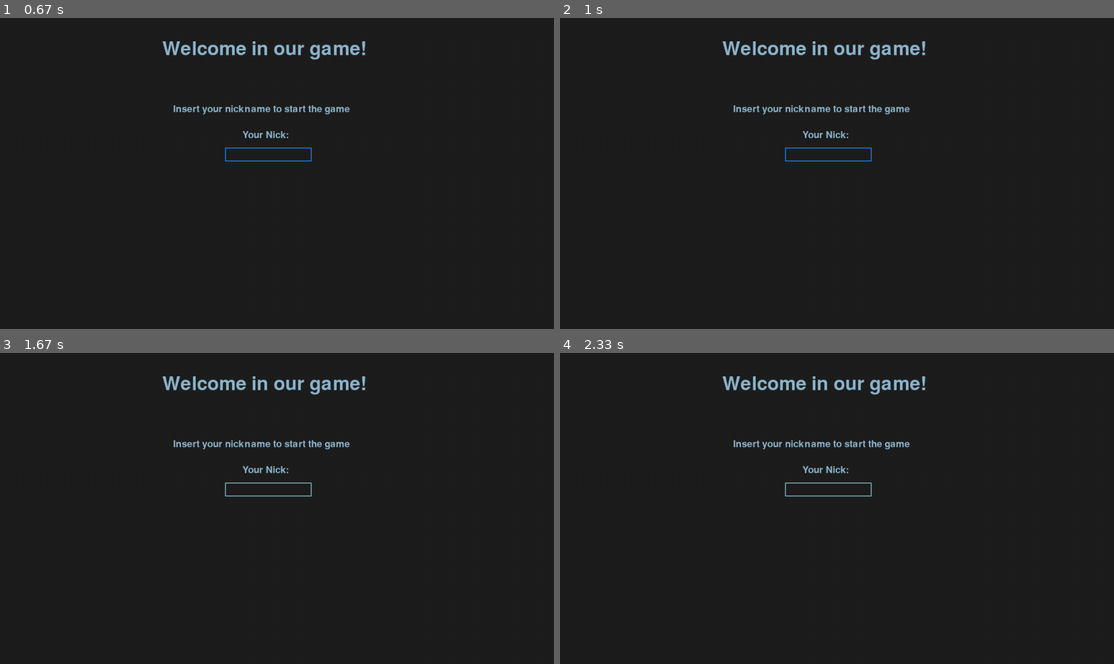
Above: before the commit, frames 1-4 (two rows, left to right).
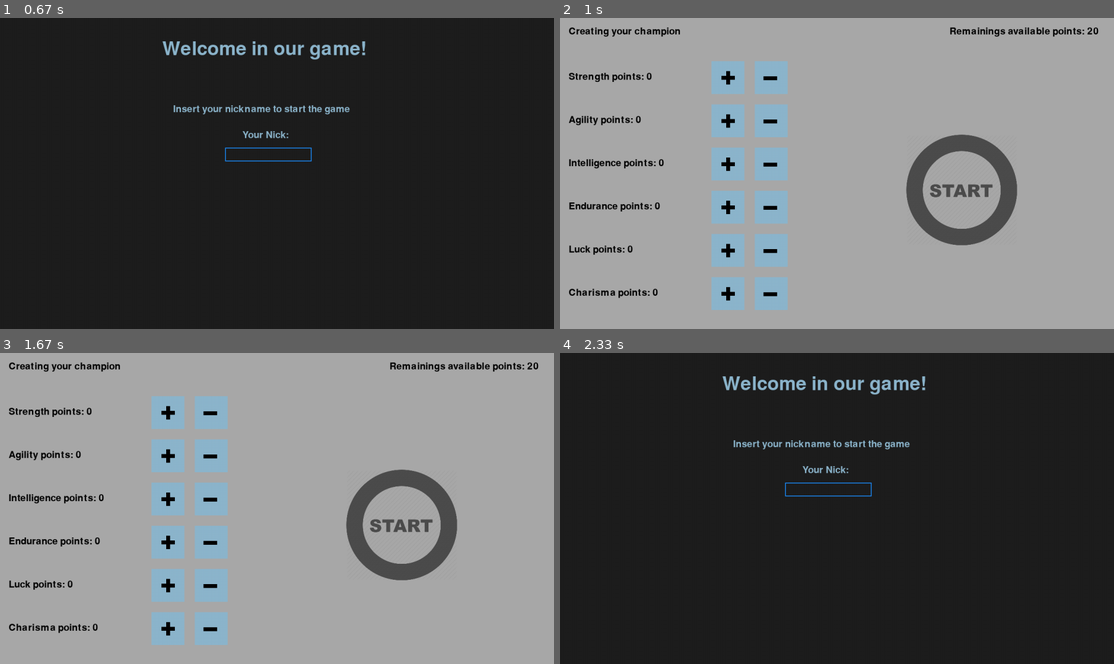
Above: after the commit, the same moments.

Repository: CichonJakub/RPG_game
Game: pygame game, started from start_screen.py
The game is run twice, just before and just after one commit, with the same random seed, the same clock (stepped at 60 frames per second) and the same inputs.
Inputs (mouse positions are in pixels of both pictures, inside the frame that each line leads up to):
- Up to frame 1 (0.67 s): click (265, 154) at 0.38 s
- Up to frame 2 (1 s): hold Enter from 0.67 s (still down)
- Up to frame 3 (1.67 s): release Enter at 1.13 s; click (166, 412) at 1.27 s; click (210, 412) at 1.6 s
- Up to frame 4 (2.33 s): click (726, 455) at 1.93 s; hold Esc from 2.22 s (still down)

Frame 1 is identical in both runs. In frame 2, 99% of the frame differs, in the area x 0-100%, y 0-100%; in frame 3, 99%; in frame 4, 0.1%.

Commit message:
main_screen working :)

Diff:
--- a/main_screen.py
+++ b/main_screen.py
@@ -85,7 +85,7 @@
     # strength, agility, intelligence, endurance, luck, charisma = 0
 
     while running:
-        screen.fill(white)
+        screen.fill(darkgray)
         make_text('Tworzenie postaci', font, black, screen, 20, 20)
         mx, my = pygame.mouse.get_pos()
 
@@ -219,8 +219,8 @@
         #generating buttons ------------
         # pygame.draw.rect(screen, green, button_strength_add)
         # pygame.draw.rect(screen, red, button_strength_reduce)
-        pygame.draw.rect(screen, plus2, button_agility_add)
-        pygame.draw.rect(screen, minus2, button_agility_reduce)
+        pygame.draw.rect(screen, aliceblue, button_agility_add)
+        pygame.draw.rect(screen, aliceblue, button_agility_reduce)
         pygame.draw.rect(screen, green, button_intelligence_add)
         pygame.draw.rect(screen, red, button_intelligence_reduce)
         pygame.draw.rect(screen, green, button_endurance_add)
@@ -232,6 +232,9 @@
         pygame.draw.rect(screen, yellow, button_submit)
         click = False
 
+        screen.blit(minus2, button_agility_add)
+        screen.blit(plus2, button_agility_reduce)
+
         for event in pygame.event.get():
             if event.type == QUIT:
                 pygame.quit()
--- a/postacie.txt
+++ b/postacie.txt
@@ -1,4 +1,4 @@
-strength:2;agility:3;intelligence:6;endurance:8;luck:1;charisma:0
-strength:3;agility:3;intelligence:3;endurance:3;luck:4;charisma:4
-strength:2;agility:2;intelligence:7;endurance:0;luck:7;charisma:2
-strength:9;agility:2;intelligence:3;endurance:3;luck:3;charisma:0
+nick:prosiaczek;strength:3;agility:4;intelligence:4;endurance:2;luck:4;charisma:3
+nick:prosiaczek;strength:3;agility:4;intelligence:4;endurance:2;luck:4;charisma:3
+nick:prosiaczek;strength:3;agility:4;intelligence:4;endurance:2;luck:4;charisma:3
+nick:g;strength:4;agility:4;intelligence:3;endurance:6;luck:3;charisma:0
--- a/settings.py
+++ b/settings.py
@@ -26,16 +26,23 @@
 green = (0, 128, 0)
 orange = (255, 165, 0)
 yellow = (255, 255, 0)
+aliceblue = (240, 248, 255)
+darkgray = (169, 169, 169)
+
+lightskyblue3 = pygame.Color('lightskyblue3')
+dodgerblue2 = pygame.Color('dodgerblue2')
+
 #font = pygame.font.SysFont(None, 20)
 font2 = pygame.font.Font('freesansbold.ttf', 24)
 
-
+#creating images for main menu:
 plus2 = pygame.image.load('textures\signs\plus2.png')
 plus2 = pygame.transform.scale(plus2, (76, 76))
-
-
 minus2 = pygame.image.load('textures\signs\minus2.png')
 minus2 = pygame.transform.scale(minus2, (76, 76))
+
+start3 = pygame.image.load('textures/signs/start3.png')
+start3 = pygame.transform.scale(start3, (256, 256))
 
 
 # DICTIONARY LINKING TILES TO THEIR COLORS pygame.image.load('pic.png')
--- a/start_screen.py
+++ b/start_screen.py
@@ -11,13 +11,23 @@
 def is_in_DB(nick):
     return False
 
+screen = pg.display.set_mode((1280, 720))
+font = pg.font.Font(None, 32)
+font2 = pg.font.Font(None, 64)
+
+pg.display.set_caption('Main Menu')
+clock = pg.time.Clock()
+pg.init()
+click = False
+
+
 def main():
-    screen = pg.display.set_mode((1280, 720))
-    font = pg.font.Font(None, 32)
-    font2 = pg.font.Font(None, 64)
-
-    pg.display.set_caption('Main Menu')
-    clock = pg.time.Clock()
+    # screen = pg.display.set_mode((1280, 720))
+    # font = pg.font.Font(None, 32)
+    # font2 = pg.font.Font(None, 64)
+    #
+    # pg.display.set_caption('Main Menu')
+    # clock = pg.time.Clock()
     input_box = pg.Rect(520, 300, 140, 32)
     color_inactive = pg.Color('lightskyblue3')
     color_active = pg.Color('dodgerblue2')
@@ -28,8 +38,6 @@
     nick = ''
 
     while not done:
-
-
 
         for event in pg.event.get():
             if event.type == pg.QUIT:
@@ -59,7 +67,9 @@
                         #funkcja do sprawdzenia czy ten 'nick' jest w DB
                         else:
                             tworz_postac = True
-
+                            print('wchodzi do pentli i ')
+                            print(nick)
+                            create_champ(nick)
 
 
                     elif event.key == pg.K_BACKSPACE:
@@ -82,7 +92,216 @@
         make_text('Insert your nickname to start the game', font, color_inactive, screen, 400, 200)
         make_text('Your Nick:', font, color_inactive, screen, 560, 260)
         pg.display.flip()
+
+
         clock.tick(30)
+
+
+def create_champ(nick):
+    global click
+    running = True
+    available_points = 20
+    strength = 0
+    agility = 0
+    intelligence = 0
+    endurance = 0
+    luck = 0
+    charisma = 0
+
+    # strength, agility, intelligence, endurance, luck, charisma = 0
+
+    while running:
+        screen.fill(darkgray)
+        make_text('Creating your champion', font, black, screen, 20, 20)
+        mx, my = pygame.mouse.get_pos()
+        make_text(f'Remainings available points: {available_points}', font, black, screen, 900, 20)
+        # screen.blit(minus2, (200, 100))
+        # screen.blit(plus2, (300, 100))
+
+        #strength --------------------
+        button_strength_add = pygame.Rect(350, 100, 76, 76)
+        button_strength_reduce = pygame.Rect(450, 100, 76, 76)
+
+        make_text(f'Strength points: {strength}', font, black, screen, 20, 125)
+
+        if button_strength_add.collidepoint((mx, my)):
+            if click:
+                if available_points > 0:
+                    available_points -= 1
+                    strength += 1
+
+        if button_strength_reduce.collidepoint((mx, my)):
+            if click:
+                if strength > 0:
+                    strength -= 1
+                    available_points += 1
+
+        #agility-----------------------
+        button_agility_add = pygame.Rect(350, 200, 76, 76)
+        button_agility_reduce = pygame.Rect(450, 200, 76, 76)
+
+        make_text(f'Agility points: {agility}', font, black, screen, 20, 225)
+
+        if button_agility_add.collidepoint((mx, my)):
+            if click:
+                if available_points > 0:
+                    available_points -= 1
+                    agility += 1
+
+        if button_agility_reduce.collidepoint((mx, my)):
+            if click:
+                if agility > 0:
+                    agility -= 1
+                    available_points += 1
+
+        #intelligence ----------------------
+        button_intelligence_add = pygame.Rect(350, 300, 76, 76)
+        button_intelligence_reduce = pygame.Rect(450, 300, 76, 76)
+
+        make_text(f'Intelligence points: {intelligence}', font, black, screen, 20, 325)
+
+        if button_intelligence_add.collidepoint((mx, my)):
+            if click:
+                if available_points > 0:
+                    available_points -= 1
+                    intelligence += 1
+
+        if button_intelligence_reduce.collidepoint((mx, my)):
+            if click:
+                if intelligence > 0:
+                    intelligence -= 1
+                    available_points += 1
+
+        #endurance ----------------------
+        button_endurance_add = pygame.Rect(350, 400, 76, 76)
+        button_endurance_reduce = pygame.Rect(450, 400, 76, 76)
+
+        make_text(f'Endurance points: {endurance}', font, black, screen, 20, 425)
+
+        if button_endurance_add.collidepoint((mx, my)):
+            if click:
+                if available_points > 0:
+                    available_points -= 1
+                    endurance += 1
+
+        if button_endurance_reduce.collidepoint((mx, my)):
+            if click:
+                if endurance > 0:
+                    endurance -= 1
+                    available_points += 1
+
+
+        #luck ----------------------
+        button_luck_add = pygame.Rect(350, 500, 76, 76)
+        button_luck_reduce = pygame.Rect(450, 500, 76, 76)
+
+        make_text(f'Luck points: {luck}', font, black, screen, 20, 525)
+
+        if button_luck_add.collidepoint((mx, my)):
+            if click:
+                if available_points > 0:
+                    available_points -= 1
+                    luck += 1
+
+        if button_luck_reduce.collidepoint((mx, my)):
+            if click:
+                if luck > 0:
+                    luck -= 1
+                    available_points += 1
+
+        #charisma ----------------------
+        button_charisma_add = pygame.Rect(350, 600, 76, 76)
+        button_charisma_reduce = pygame.Rect(450, 600, 76, 76)
+
+        make_text(f'Charisma points: {charisma}', font, black, screen, 20, 625)
+
+        if button_charisma_add.collidepoint((mx, my)):
+            if click:
+                if available_points > 0:
+                    available_points -= 1
+                    charisma += 1
+
+        if button_charisma_reduce.collidepoint((mx, my)):
+            if click:
+                if charisma > 0:
+                    charisma -= 1
+                    available_points += 1
+
+
+
+        # submit
+        button_submit = pygame.Rect(800, 270, 256, 256)
+        #make_text(f'Crate Champion', font, black, screen, 800, 400)
+
+
+
+        if button_submit.collidepoint((mx, my)):
+            if click:
+                if available_points == 0:
+                    note = open('postacie.txt', 'a')
+                    note.write(f'nick:{nick};strength:{strength};agility:{agility};intelligence:{intelligence};endurance:{endurance};luck:{luck};charisma:{charisma}\n')
+                    note.close()
+                    #mp = Character(sxdasdasdasd)
+                    # dodac do tablicy
+
+                    #TO DO:
+                    #stworzyck klase worrior i np dodac do tabliczy gracze
+                    #wczesniej zintegruj gracza i playera :)
+
+
+
+        #generating buttons ------------
+        pygame.draw.rect(screen, lightskyblue3, button_strength_add)
+        pygame.draw.rect(screen, lightskyblue3, button_strength_reduce)
+        screen.blit(plus2, button_strength_add)
+        screen.blit(minus2, button_strength_reduce)
+
+        pygame.draw.rect(screen, lightskyblue3, button_agility_add)
+        pygame.draw.rect(screen, lightskyblue3, button_agility_reduce)
+        screen.blit(plus2, button_agility_add)
+        screen.blit(minus2, button_agility_reduce)
+
+        pygame.draw.rect(screen, lightskyblue3, button_intelligence_add)
+        pygame.draw.rect(screen, lightskyblue3, button_intelligence_reduce)
+        screen.blit(plus2, button_intelligence_add)
+        screen.blit(minus2, button_intelligence_reduce)
+
+        pygame.draw.rect(screen, lightskyblue3, button_endurance_add)
+        pygame.draw.rect(screen, lightskyblue3, button_endurance_reduce)
+        screen.blit(plus2, button_endurance_add)
+        screen.blit(minus2, button_endurance_reduce)
+
+        pygame.draw.rect(screen, lightskyblue3, button_luck_add)
+        pygame.draw.rect(screen, lightskyblue3, button_luck_reduce)
+        screen.blit(plus2, button_luck_add)
+        screen.blit(minus2, button_luck_reduce)
+
+        pygame.draw.rect(screen, lightskyblue3, button_charisma_add)
+        pygame.draw.rect(screen, lightskyblue3, button_charisma_reduce)
+        screen.blit(plus2, button_charisma_add)
+        screen.blit(minus2, button_charisma_reduce)
+
+        pygame.draw.rect(screen, darkgray, button_submit)
+        screen.blit(start3, button_submit)
+
+        click = False
+
+
+
+        for event in pg.event.get():
+            if event.type == pg.QUIT:
+                pygame.quit()
+                sys.exit()
+            if event.type == pg.KEYDOWN:
+                if event.key == pg.K_ESCAPE:
+                    running = False
+            if event.type == pg.MOUSEBUTTONDOWN:
+                if event.button == 1:
+                    click = True
+
+
+        pygame.display.update()
+        clock.tick(60)
 
 
 if __name__ == '__main__':
Binary file added: textures/signs/start3.png
